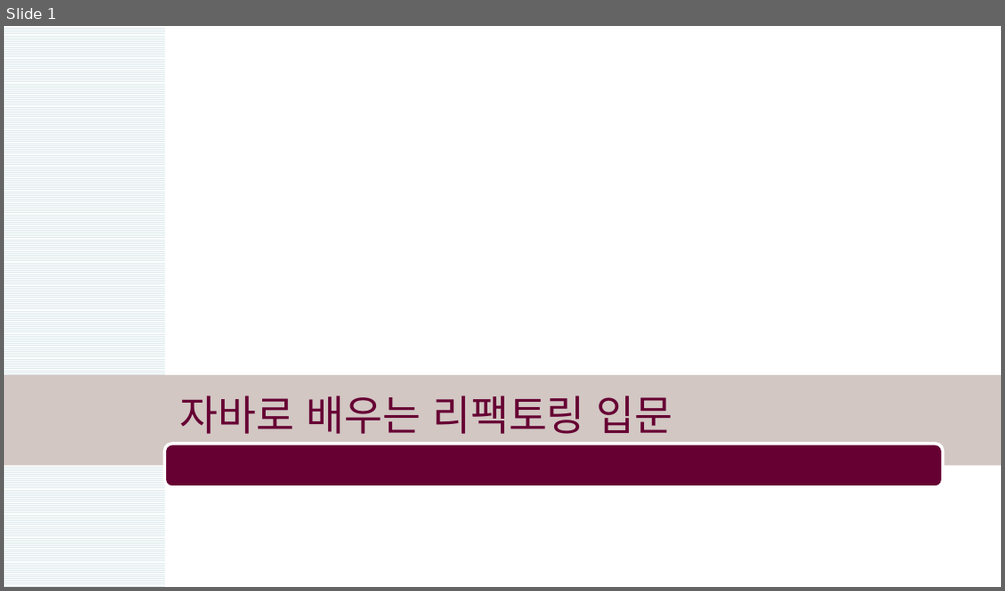
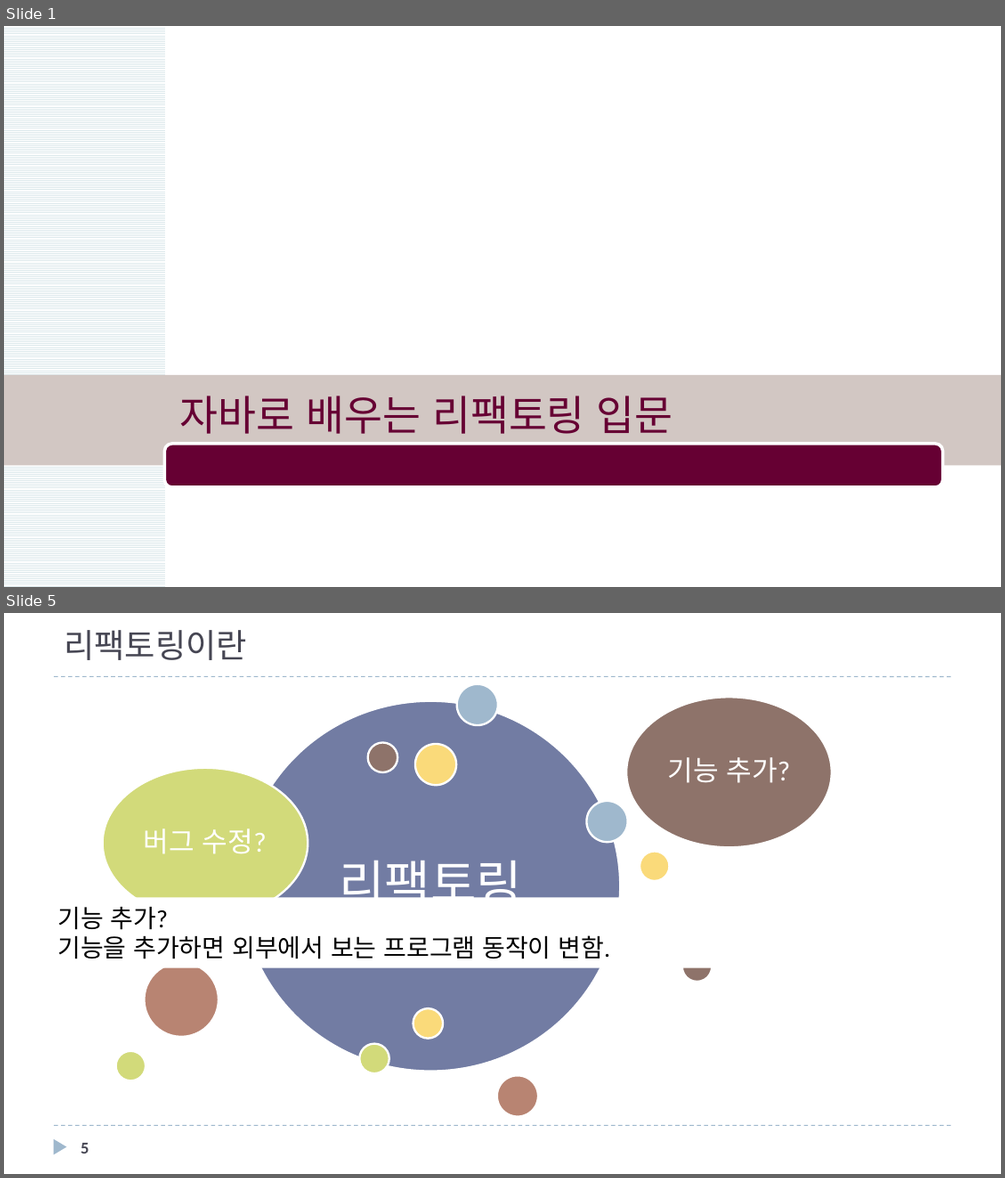
Before and after one commit to mkgungor/refactoring_java, a slide deck: ppt/자바로 배우는 리팩토링 입문.pptx. Shown one above the other, each under a label of ours: slide 1 before the commit, slides 1 and 5 after it; the slides between them are not shown. The pictures are 1005x591 and 1005x1178 pixels, drawn with LibreOffice and Linux fonts; fonts in the diff are those of the drawing; background and template pictures are left out. Boxes give left, top, right and bottom in pixels: in the first picture for what was removed or moved away, otherwise in the second. Text is boxed around its words. In the diff, an @@ line names an element or a change of style, - is before the commit and + after.

Commit message:
chapter 0 추가

```diff
--- a/ppt/자바로 배우는 리팩토링 입문.pptx
+++ b/ppt/자바로 배우는 리팩토링 입문.pptx
@@ slide 5 added at [4,613,1001,1174], background #FFFFFF @@
@@ title added at [64,630,247,660], 24 pt, text #464653 @@
+리팩토링이란
@@ line added from (54, 677) to (951, 677), #9FB8CD 0.75 pt dashed @@
@@ freeform shape added at [626,697,832,847], fill #8E736A, outline #FFFFFF 1.5 pt, 20 pt, text #FFFFFF @@
+기능 추가?
@@ freeform shape added at [103,768,308,918], fill #D2DA7A, outline #FFFFFF 1.5 pt, 20 pt, text #FFFFFF @@
+버그 수정?
@@ rectangle added at [48,897,943,968], fill #FFFFFF, 18 pt, text #000000 @@
+기능 추가?
+기능을 추가하면 외부에서 보는 프로그램 동작이 변함.
@@ group added at [115,684,712,1117]: 11 ellipses, 1 freeform shape @@
+리팩토링
@@ triangle added at [53,1139,66,1155], fill #9FB8CD @@
@@ line added from (54, 1126) to (951, 1126), #9FB8CD 0.75 pt dashed @@
@@ page number added at [81,1143,89,1153], 12 pt, text #464653, bold @@
+5
```
Also in this commit, not shown: 1 slide changed, 10 other slides added.
